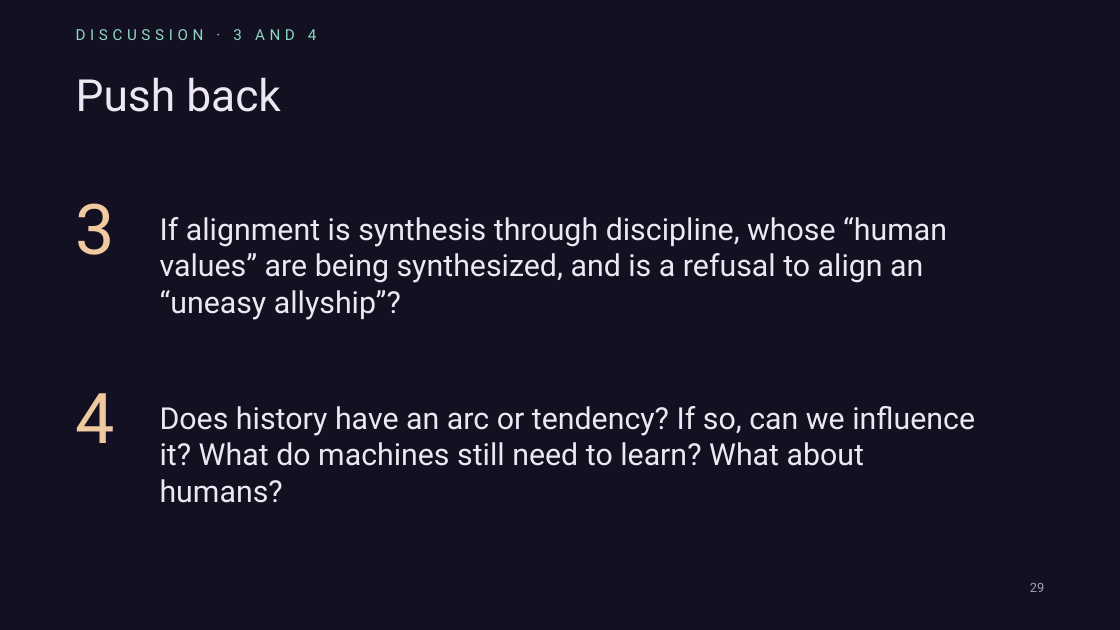
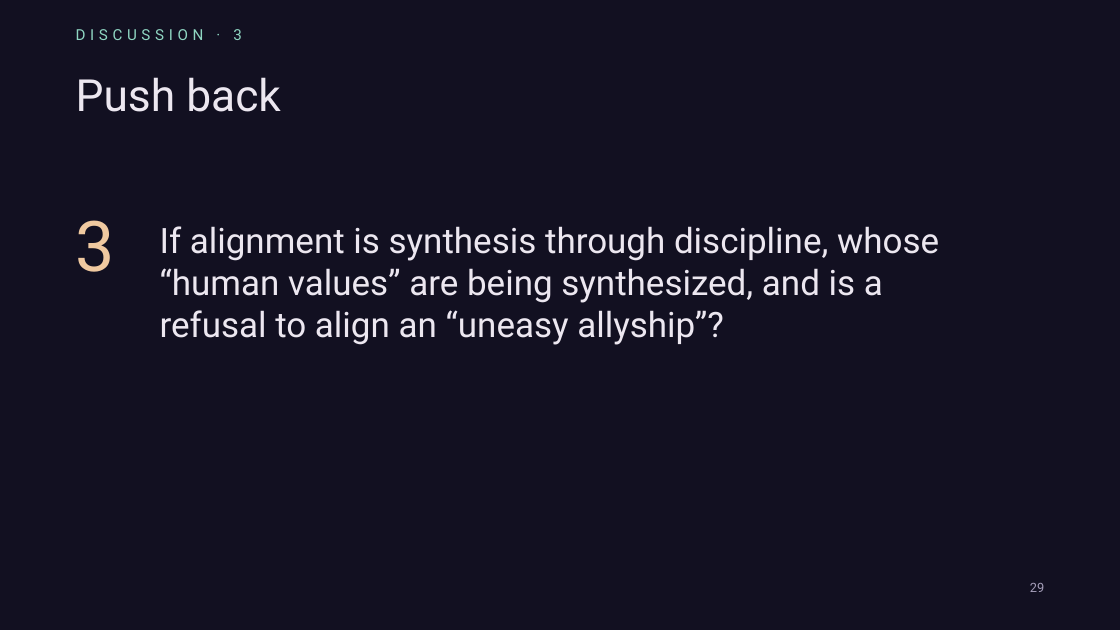
Before and after one commit to liammagee/machinespirits-content-philosophy, a slide deck: slide 29 of courses/479-fall-2026/479-lecture-8-seminar.pptx. Drawn at 1120x630 pixels with LibreOffice and Linux fonts; fonts in the diff are those of the drawing. Boxes give left, top, right and bottom in pixels: in the first picture for what was removed or moved away, otherwise in the second. Text is boxed around its words. In the diff, an @@ line names an element or a change of style, - is before the commit and + after.

```diff
--- a/courses/479-fall-2026/479-lecture-8-seminar.pptx
+++ b/courses/479-fall-2026/479-lecture-8-seminar.pptx
@@ text at <box>76,29,242,40</box>: text changed @@
-DISCUSSION · 3 AND 4
+DISCUSSION · 3
@@ text "3": place and size @@
-text "3" at <box>76,203,115,255</box>
+text "3" at <box>76,220,115,272</box>
@@ text "If alignment is synthesis through ...": place and size @@
-text "If alignment is synthesis through ..." at <box>160,217,947,320</box>
+text "If alignment is synthesis through ..." at <box>160,226,939,345</box>
@@ text "If alignment is synthesis through ..." at <box>160,226,939,345</box>: size 26 to 30 pt @@
@@ text removed at <box>76,393,115,443</box> @@
-4
@@ text removed at <box>160,406,975,503</box> @@
-Does history have an arc or tendency? If so, can we influence it? What do machines still need to learn? What about humans?
```
Also in this commit, not shown: 1 other slide changed, 1 slide added, 9 other files.
